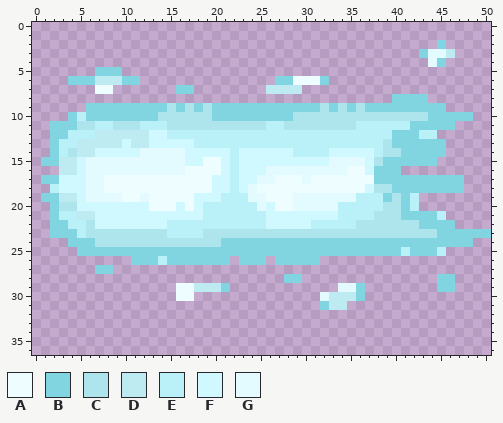
Pixel-art sprite, stored at Game Textures/Sprites/Projectile.png. The picture above was drawn from the file before the commit.
The file is 51x37 pixels. Pixels under 10% opacity are left out. Colours within 5 levels of each other are drawn and written as one.
Palette (. is transparent): A #eefdff  B #81d5e0  C #aee5ed  D #beebf1  E #baf0f8  F #d0f9ff  G #e3fbff
And afterwards:
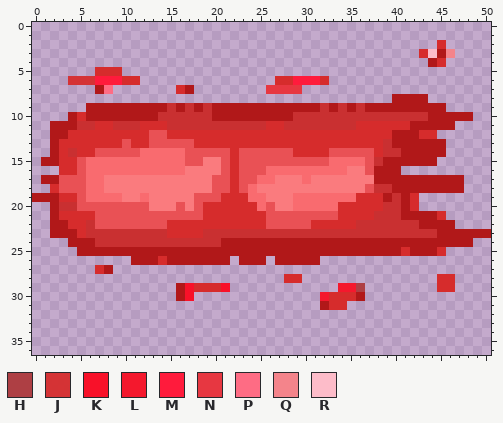
Colours new in this view: H #ae3f44  J #d62c2cf0  K #f81129  L #f4182d  M #ff1b3c  N #e73741  P #ff6b83fa  Q #f4848b  R #fdbcc9
From old to new:
Colour A changes from #eefdff to #fa7b7e.
Colour B changes from #81d5e0 to #b11819.
Colour C changes from #aee5ed to #c93031.
Colour E changes from #baf0f8 to #d62c2c.
Colour F changes from #d0f9ff to #e95155.
Colour G changes from #e3fbff to #f96b6f.
The edit adds colour B in row 19 at x 0.
Colour A gives way to colour B in row 7 at x 7; in rows 29 to 30 at x 16.
Colour G gives way to colour B in row 3 at x 45; in row 4 at x 44.
Colour B gives way to colour E in row 2 at x 45; in row 3 at x 43; in row 4 at x 45; in row 5 at x 7 to 9; in row 6 at x 10 to 11, 27 to 28 and 32; in row 7 at x 16.
Colour B gives way to colour E in row 27 at x 7; in row 28 at x 28 to 29 and 45 to 46; in row 29 at x 45 to 46.
Colour D gives way to colour E in row 12 at x 7 to 12; in row 13 at x 5 to 9 and 11 to 12; in row 14 at x 5 to 6; in rows 15 to 16 at x 3 to 4; in row 19 at x 3 to 4; in row 21 at x 5 to 6.
Colour D gives way to colour E in row 29 at x 18 to 20; in row 30 at x 33 to 35; in row 31 at x 33 to 34.
Colour B gives way to colour H in row 29 at x 36.
Colour B gives way to colour J in row 6 at x 4 to 6.
Colour A gives way to colour K in rows 29 to 30 at x 17.
Colour B gives way to colour K in row 29 at x 21.
Colour G gives way to colour L in row 29 at x 34 to 35; in row 30 at x 32.
Colour A gives way to colour M in row 6 at x 29 to 31.
Colour D gives way to colour M in row 6 at x 7 to 9.
Colour D gives way to colour N in row 7 at x 26 to 29.
Colour A gives way to colour P in row 7 at x 8.
Colour D gives way to colour Q in row 3 at x 46.
Colour G gives way to colour R in row 3 at x 44.
Where, in picture pixels (left, top, right, bottom), the same in both pictures:
changed: (32, 40, 491, 310)
